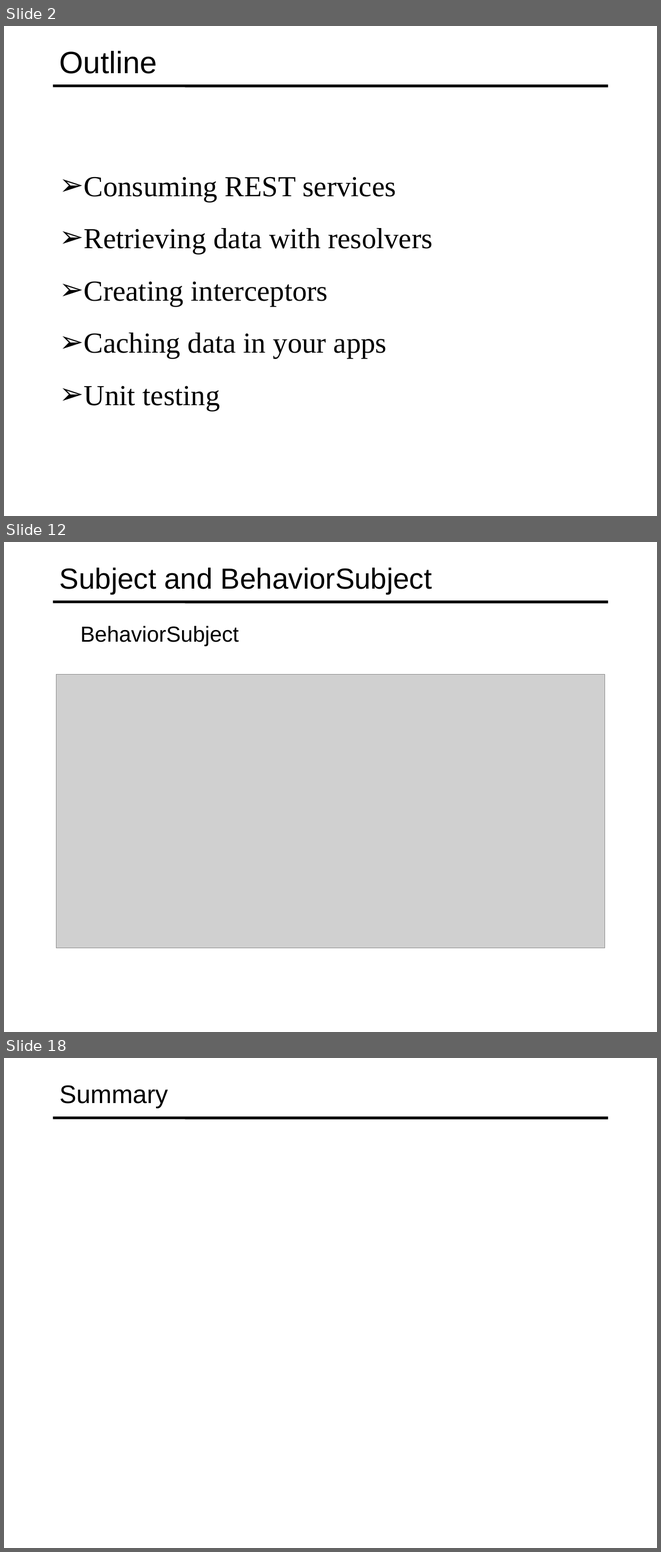
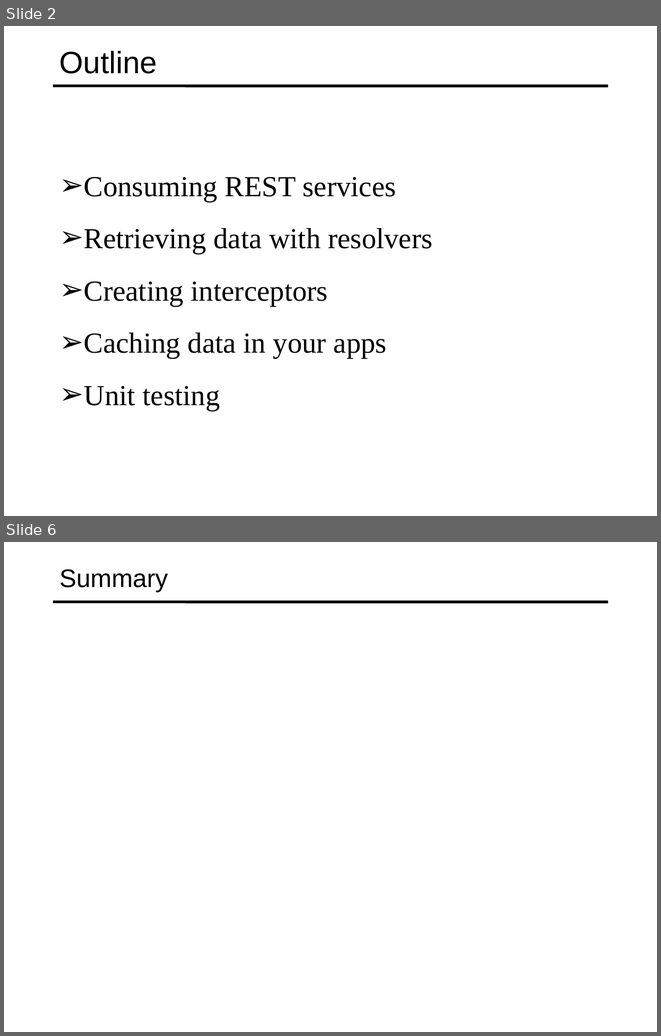
Before and after one commit to specter01wj/Jago_Link_Training, a slide deck: Angular/Angular12/Deep Dive/Angular HTTP Communication/1_Consuming REST Services/L1_Consuming REST Services.ppt. Shown one above the other, each under a label of ours: slides 2, 12 and 18 before the commit, slides 2 and 6 after it; the slides between them are not shown. The pictures are 661x1552 and 661x1036 pixels, drawn with LibreOffice and Linux fonts; fonts in the diff are those of the drawing; grey boxes stand for pictures. Boxes give left, top, right and bottom in pixels: in the first picture for what was removed or moved away, otherwise in the second. Text is boxed around its words. In the diff, an @@ line names an element or a change of style, - is before the commit and + after.

```diff
--- a/Angular/Angular12/Deep Dive/Angular HTTP Communication/1_Consuming REST Services/L1_Consuming REST Services.ppt
+++ b/Angular/Angular12/Deep Dive/Angular HTTP Communication/1_Consuming REST Services/L1_Consuming REST Services.ppt
@@ slide 12 removed at box(4, 542, 657, 1032), background #FFFFFF; not listed: 1 template element that a slide beside it also shows @@
@@ title removed at box(60, 567, 432, 594) @@
-Subject and BehaviorSubject
@@ text removed at box(80, 626, 239, 646) @@
-  BehaviorSubject
@@ picture removed at box(56, 674, 604, 948) @@
@@ what was slide 18 is now slide 6 @@
```
Also in this commit, not shown: 1 slide changed, 3 slides added, 14 other slides removed.
